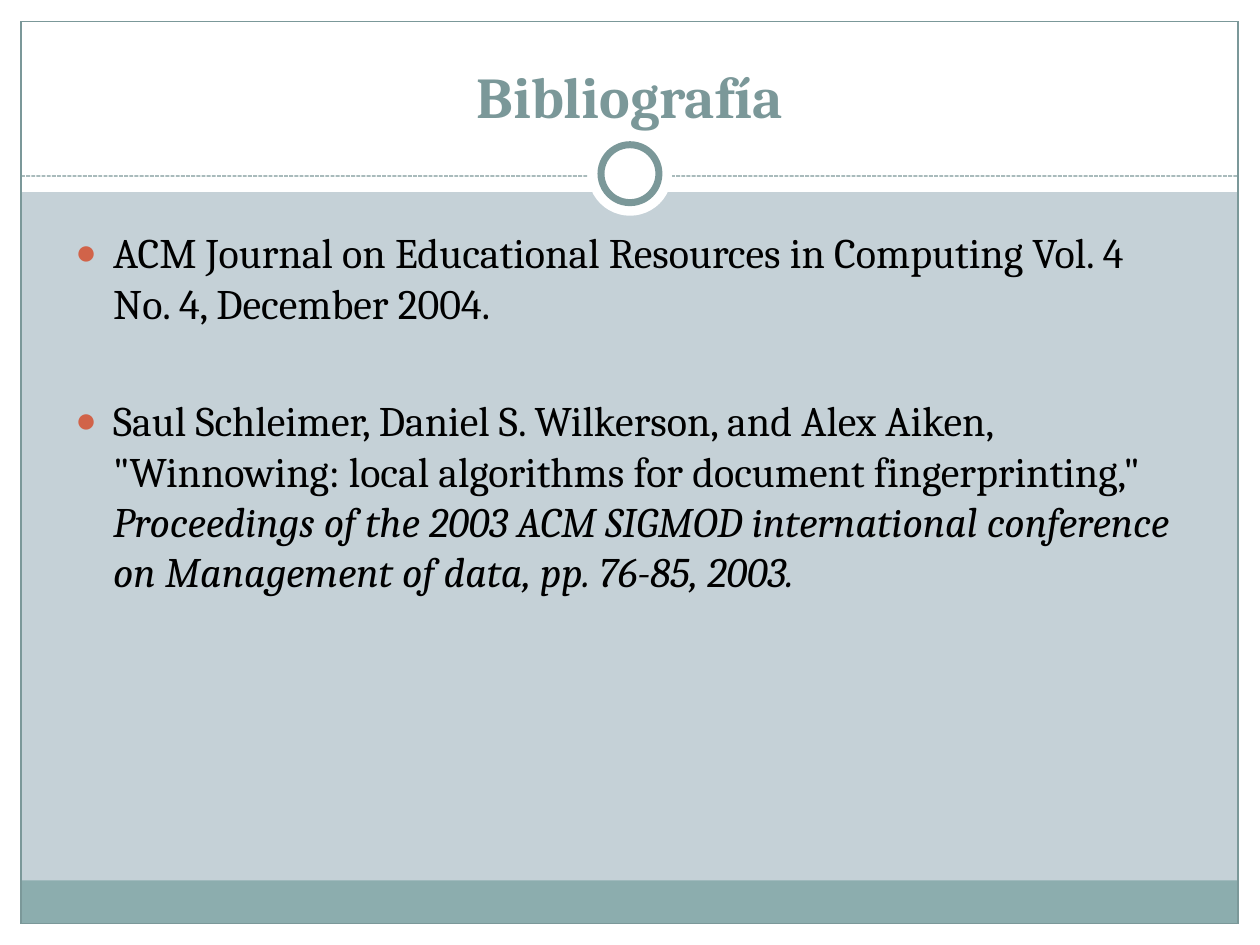
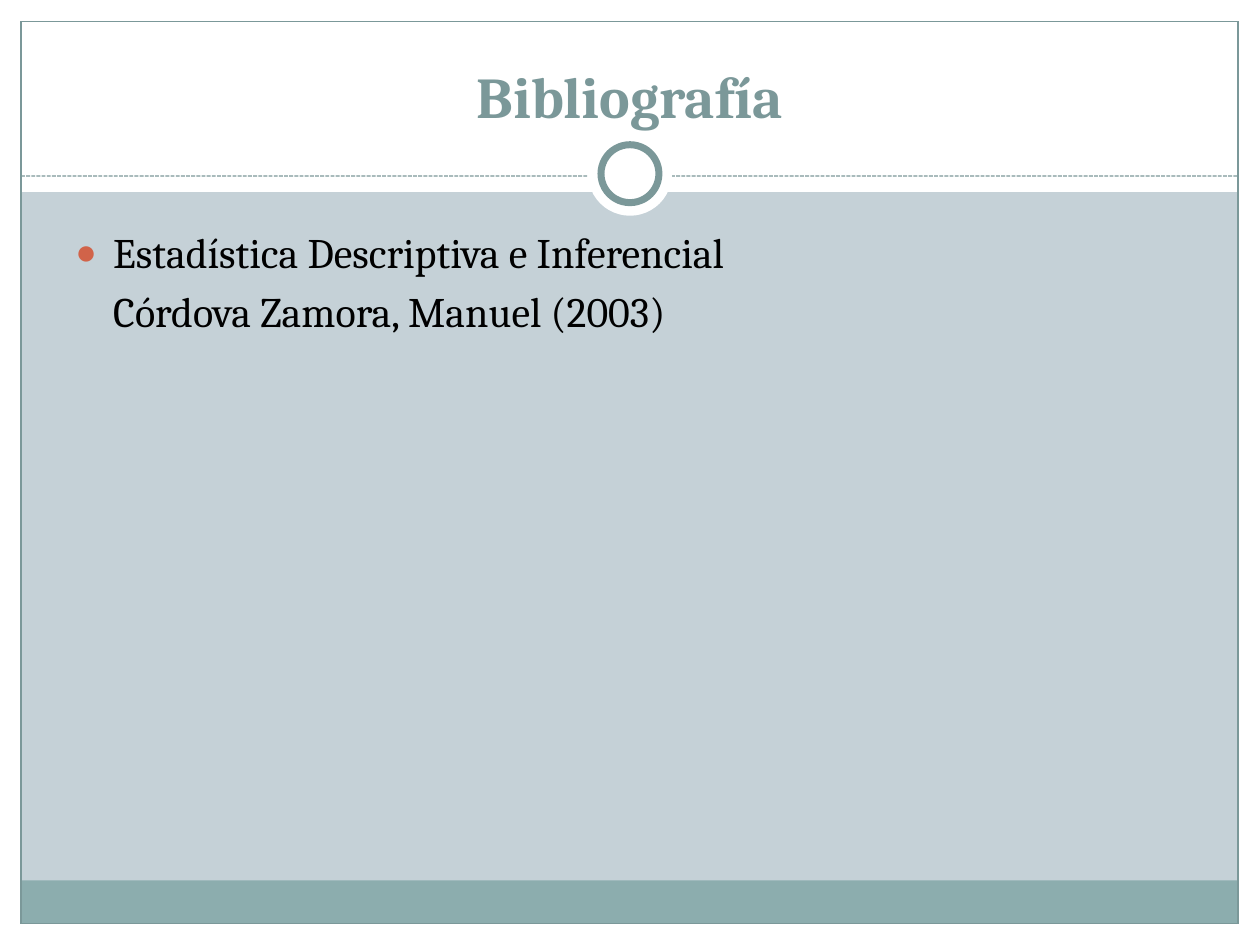
Before and after one commit to diegohttp/plagiarius, a slide deck: slide 34 of Lab6/Diapos HIPOTESIS.pptx (slide 31 before the commit). Drawn at 1260x945 pixels with LibreOffice and Linux fonts; fonts in the diff are those of the drawing. Boxes give left, top, right and bottom in pixels: in the first picture for what was removed or moved away, otherwise in the second. Text is boxed around its words. In the diff, an @@ line names an element or a change of style, - is before the commit and + after.

```diff
--- a/Lab6/Diapos HIPOTESIS.pptx
+++ b/Lab6/Diapos HIPOTESIS.pptx
@@ text at (x1=113, y1=238, x2=724, y2=333): text changed @@
-● ACM Journal on Educational Resources in Computing Vol. 4 No. 4, December 2004.
-● Saul Schleimer, Daniel S. Wilkerson, and Alex Aiken, "Winnowing: local algorithms for document fingerprinting," Proceedings of the 2003 ACM SIGMOD international conference on Management of data, pp. 76-85, 2003.
+● Estadística Descriptiva e Inferencial
+Córdova Zamora, Manuel (2003)
```
Also in this commit, not shown: 2 other slides changed, 4 slides added, 1 slide removed.
